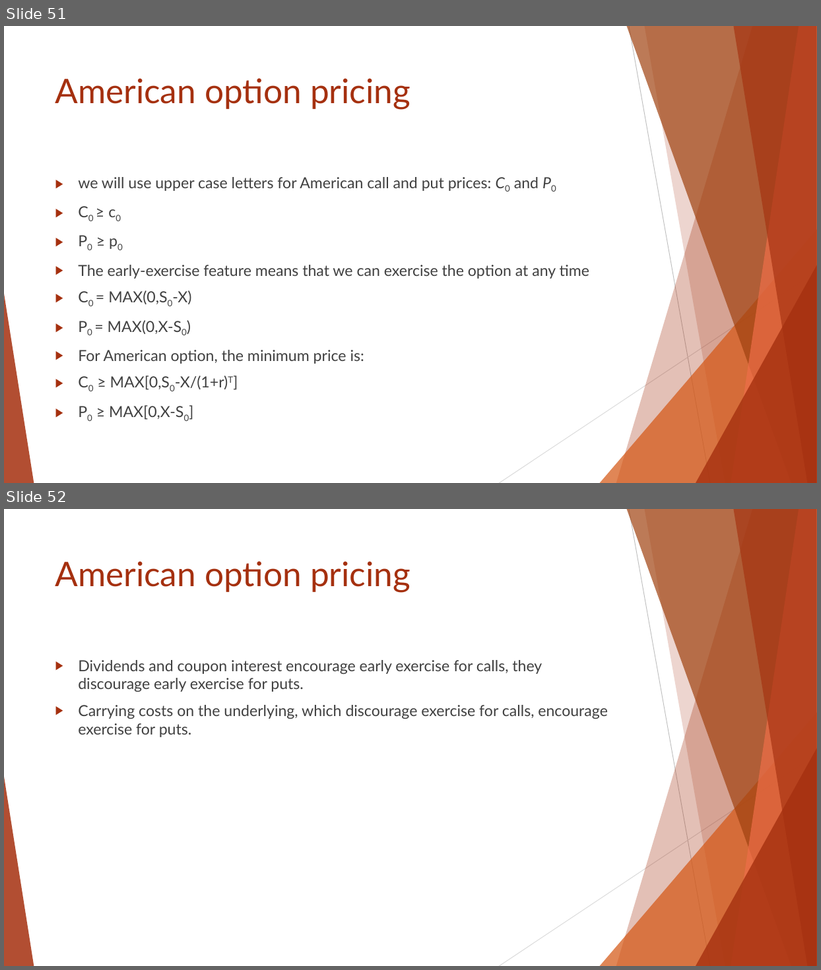
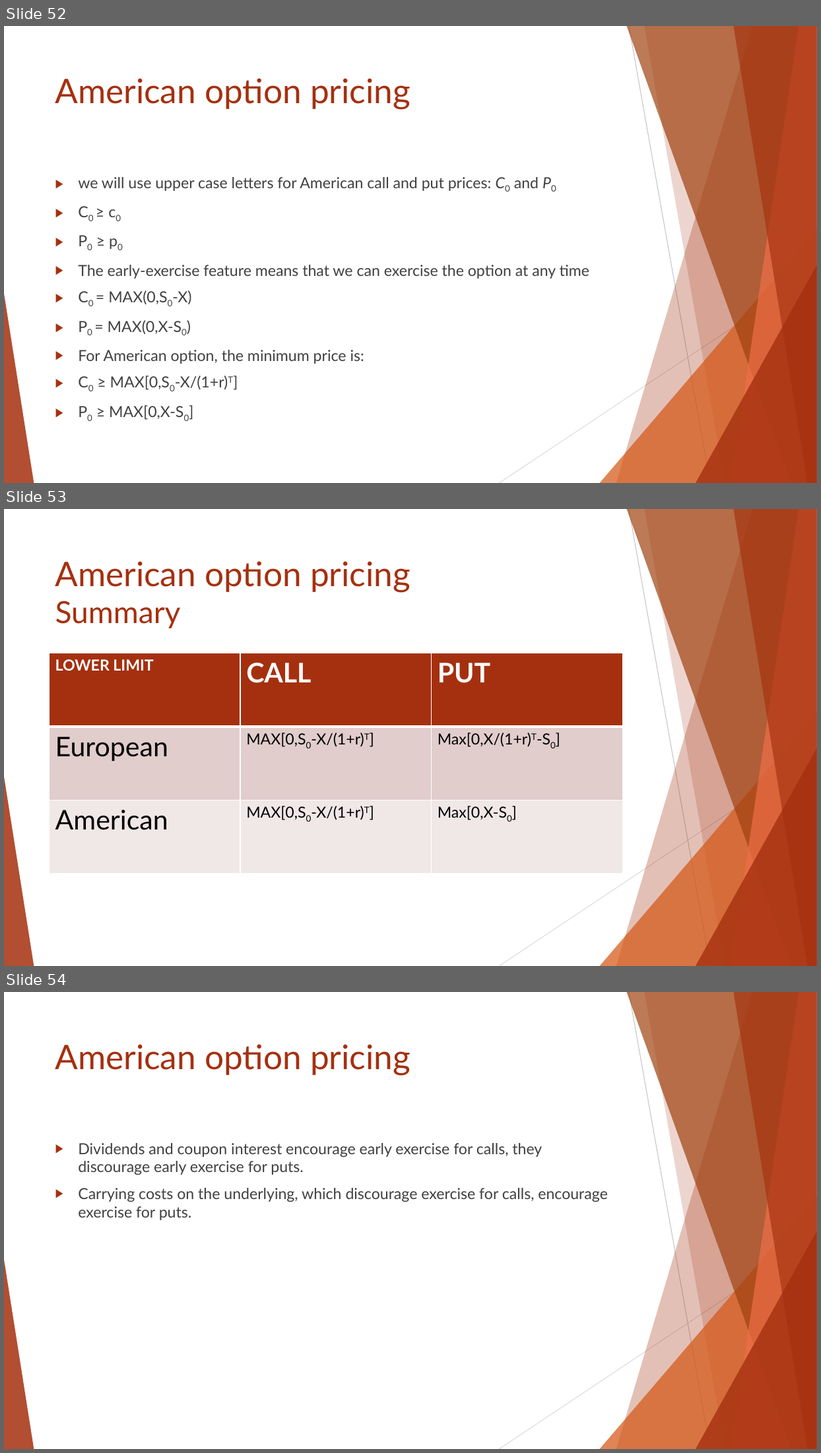
Before and after one commit to Isco0530/data, a slide deck: Reading 46.pptx. Shown one above the other, each under a label of ours: slides 51 and 52 before the commit, slides 52, 53 and 54 after it. The pictures are 821x970 and 821x1453 pixels, drawn with LibreOffice and Linux fonts; fonts in the diff are those of the drawing. Boxes give left, top, right and bottom in pixels: in the first picture for what was removed or moved away, otherwise in the second. Text is boxed around its words. In the diff, an @@ line names an element or a change of style, - is before the commit and + after.

```diff
--- a/Reading 46.pptx
+++ b/Reading 46.pptx
@@ slide 53 added at bbox=[4, 509, 817, 966], background #FFFFFF; not listed: 10 template elements that a slide beside it also shows @@
@@ title added at bbox=[55, 561, 411, 628], 40 pt, text #A5300F @@
+American option pricing
+Summary
@@ table added at bbox=[49, 653, 622, 874], 3 rows, 3 columns @@
+LOWER LIMIT | CALL | PUT
+European | MAX[0,S0-X/(1+r)T] | Max[0,X/(1+r)T-S0]
+American | MAX[0,S0-X/(1+r)T] | Max[0,X-S0]
@@ what was slide 51 is now slide 52 @@
@@ what was slide 52 is now slide 54 @@
```
Also in this commit, not shown: 1 other slide added.
